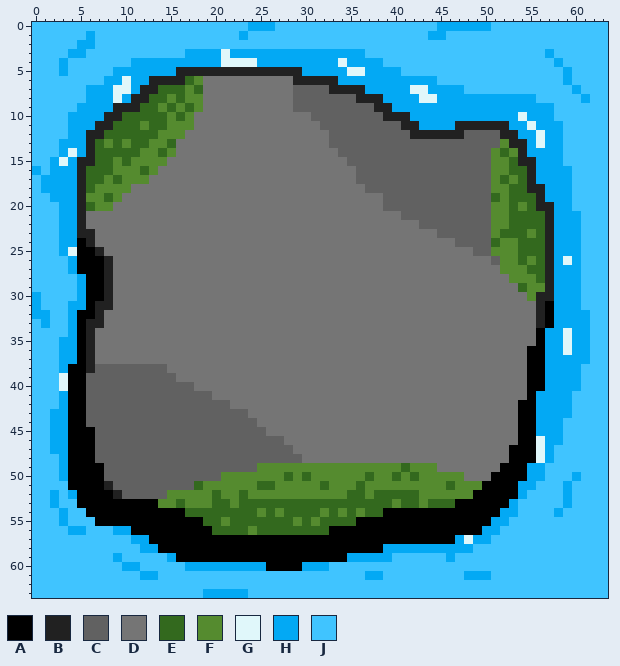
Pixel-art sprite -- assets/tiles/walkable_tile3.png. Above, as it was before the edit.
The file is 64x64 pixels.
Palette (. is transparent): A #000000  B #212121  C #616161  D #757575  E #33691e  F #558b2f  G #e0f7fa  H #03a9f4  J #40c4ff
Pixels before (only the part around the change), first column x 0:
 0 JJJJJJJJJJJJJJJJJJJJJJJJHHHJJJJJJJJJJJJJJJJJJHHHHHHJJJJJJJJJJJJJ
 1 JJJJJJHJJJJJJJJJJJJJJJJHJJJJJJJJJJJJJJJJJJJJHHJJJJJJJJJJJJJJJJJJ
 2 JJJJJHHJJJJJJJJJJJJJJJJJJJJJJJJJJJJJJJJJJJJJJJJJJJJJJJJJJJJJJJJJ
 3 JJJJHHJJJJJJJJJJJHHHHGHHHHHHHHHHHHHHHJJJJJJJJJJJJJJJJJJJJHJJJJJJ
 4 JJJHJJJJJJJHHHHHHHHHHGGGGHHHHHHHHHGHHHHJJJJJJJJJJJJJJJJJJJHJJJJJ
 5 JJJHJJJJJHHHHHHHBBBBBBBBBBBBBBHHHHHGGHHHHJJJJJJJJJJJJJJJJJJHJJJJ
 6 JJJJJJJJHHGHHBBBBEFDDDDDDDDDDBBBBBHHHHHHHHHHHJJJJJJJJJJJJJJHJJJJ
 7 JJJJJJHHHGGHBBEEEFEDDDDDDDDDDCCCCBBBBHHHHHGGHHHHJJJJJJJJJJJJHJJJ
 8 JJJJJJHHHGHBBEEFEFFDDDDDDDDDDCCCCCCCBBBHHHHGGHHHHHHHHHHHJJJJJHJJ
 9 JJJJJHHHHBBBEEFEFEFDDDDDDDDDDCCCCCCCCCBBHHHHHHHHHHHHHHHHHHJJJJJJ
10 JJJJHHHHBBEEEEEFEFDDDDDDDDDDDDDCCCCCCCCBBBHHHHHHHHHHHHGHHHJJJJJJ
11 JJJJHHHBBEEEFEEFFFDDDDDDDDDDDDDDCCCCCCCCCBBHHHHBBBBBBHHGHHHJJJJJ
12 JJJJHHBBEEEEEEFFFDDDDDDDDDDDDDDDDCCCCCCCCCBBBBBBCCCCBBHHGHHJJJJJ
13 JJJHHHBEFEFEEFFEDDDDDDDDDDDDDDDDDCCCCCCCCCCCCCCCCCCCFBBHGHHJJJJJ
14 JJJHGHBEEEEEFFEFDDDDDDDDDDDDDDDDDDCCCCCCCCCCCCCCCCCFEFBHHHHJJJJJ
15 JJHGHBBEEFEFFFFDDDDDDDDDDDDDDDDDDDDCCCCCCCCCCCCCCCCFFEBBHHHJJJJJ
16 HJHHHBEEEFFFEFDDDDDDDDDDDDDDDDDDDDDDCCCCCCCCCCCCCCCFFEEBHHHHJJJJ
17 JHHHHBEEFEFFFDDDDDDDDDDDDDDDDDDDDDDDCCCCCCCCCCCCCCCFEFEBHHHHJJJJ
18 JHHHHBEFFFFDDDDDDDDDDDDDDDDDDDDDDDDDDCCCCCCCCCCCCCCFFEEBBHHHJJJJ
19 JJHHHBFFEFDDDDDDDDDDDDDDDDDDDDDDDDDDDDDCCCCCCCCCCCCEFEEEBHHHJJJJ
20 JJJHHBEFFDDDDDDDDDDDDDDDDDDDDDDDDDDDDDDCCCCCCCCCCCCFFEFEBBHHJJJJ
21 JJJHHBDDDDDDDDDDDDDDDDDDDDDDDDDDDDDDDDDDDCCCCCCCCCCFFEEEEBHHHJJJ
22 JJJHHBDDDDDDDDDDDDDDDDDDDDDDDDDDDDDDDDDDDDDCCCCCCCCFFEEEEBHHHJJJ
23 JJJHHBBDDDDDDDDDDDDDDDDDDDDDDDDDDDDDDDDDDDDDDCCCCCCFEEEFEBHHHJJJ
24 JJJHHABDDDDDDDDDDDDDDDDDDDDDDDDDDDDDDDDDDDDDDDDCCCCEFFEEEBHHHJJJ
25 JJJHGAABDDDDDDDDDDDDDDDDDDDDDDDDDDDDDDDDDDDDDDDDDCCFFFEEEBHHHJJJ
26 JJJJHAAABDDDDDDDDDDDDDDDDDDDDDDDDDDDDDDDDDDDDDDDDDDCFFEFEBHGHJJJ
27 JJJJHAAABDDDDDDDDDDDDDDDDDDDDDDDDDDDDDDDDDDDDDDDDDDDFFFEEBHHHJJJ
28 JJJJJHAABDDDDDDDDDDDDDDDDDDDDDDDDDDDDDDDDDDDDDDDDDDDDFFFEBHHHJJJ
29 JJJJJHAABDDDDDDDDDDDDDDDDDDDDDDDDDDDDDDDDDDDDDDDDDDDDDEFFBHHHJJJ
30 HJJJJHAABDDDDDDDDDDDDDDDDDDDDDDDDDDDDDDDDDDDDDDDDDDDDDDFBBHHHJJJ
31 HJJJHHABBDDDDDDDDDDDDDDDDDDDDDDDDDDDDDDDDDDDDDDDDDDDDDDDBAHHHJJJ
32 HHJJHAABDDDDDDDDDDDDDDDDDDDDDDDDDDDDDDDDDDDDDDDDDDDDDDDDBAHHHHJJ
33 JHJJHABBDDDDDDDDDDDDDDDDDDDDDDDDDDDDDDDDDDDDDDDDDDDDDDDDBAHHHHJJ
34 JJJJHABDDDDDDDDDDDDDDDDDDDDDDDDDDDDDDDDDDDDDDDDDDDDDDDDDAHHGHHJJ
35 JJJHHABDDDDDDDDDDDDDDDDDDDDDDDDDDDDDDDDDDDDDDDDDDDDDDDDDAHHGHHJJ
36 JJJHHABDDDDDDDDDDDDDDDDDDDDDDDDDDDDDDDDDDDDDDDDDDDDDDDDAAHHGHHJJ
37 JJJHHABDDDDDDDDDDDDDDDDDDDDDDDDDDDDDDDDDDDDDDDDDDDDDDDDAAHHHHHJJ
38 JJJHAABCCCCCCCCDDDDDDDDDDDDDDDDDDDDDDDDDDDDDDDDDDDDDDDDAAHHHHJJJ
39 JJJGAACCCCCCCCCCDDDDDDDDDDDDDDDDDDDDDDDDDDDDDDDDDDDDDDDAAHHHHJJJ
40 JJJGAACCCCCCCCCCCCDDDDDDDDDDDDDDDDDDDDDDDDDDDDDDDDDDDDDAAHHHHJJJ
41 JJJHAACCCCCCCCCCCCCCDDDDDDDDDDDDDDDDDDDDDDDDDDDDDDDDDDDAHHHHJJJJ
42 JJJHAACCCCCCCCCCCCCCCCDDDDDDDDDDDDDDDDDDDDDDDDDDDDDDDDAAHHHHJJJJ
43 JJHHAACCCCCCCCCCCCCCCCCCDDDDDDDDDDDDDDDDDDDDDDDDDDDDDDAAHHHHJJJJ
44 JJHHAACCCCCCCCCCCCCCCCCCCDDDDDDDDDDDDDDDDDDDDDDDDDDDDDAAHHHJJJJJ
45 JJHHAAACCCCCCCCCCCCCCCCCCCDDDDDDDDDDDDDDDDDDDDDDDDDDDDAAHHHJJJJJ
46 JJHHAAACCCCCCCCCCCCCCCCCCCCCDDDDDDDDDDDDDDDDDDDDDDDDDDAAGHHJJJJJ
47 JJHHAAACCCCCCCCCCCCCCCCCCCCCCDDDDDDDDDDDDDDDDDDDDDDDDAAAGHJJJJJJ
48 JJJHAAACCCCCCCCCCCCCCCCCCCCCCCDDDDDDDDDDDDDDDDDDDDDDDAAAGHJJJJJJ
49 JJJHAAAACCCCCCCCCCCCCCCCCFFFFFFFFFFFFFFFFEFFFDDDDDDDAAAHHJJJJJJJ
50 JJJHAAAACCCCCCCCCCCCCFFFFFFFEFEFFFFFFEFFEFEFFFFFDDDAAAAHHJJJHJJJ
51 JJJJAAAABCCCCCCCCCEFFFFFFEEFFFFFEFFFEFFFFFFFFFEFFFAAAAHHJJJHJJJJ
52 JJHJHAAAABCCCCCFFFFFEFFEFFFFFFFFFFFEEFEEEEEFFFFFFAAAAAHJJJJHJJJJ
53 JJHJJAAAAAAAAAFFEFFFEEFEEEEEEEEEEEEEEEEEFEEFEEEAAAAAAHJJJJJHJJJJ
54 JJJHJJAAAAAAAAAAAEEEEEEEEFEFEEEEFEFEFEEAAAAAAAAAAAAAHHJJJJHJJJJJ
55 JJJHJJJAAAAAAAAAAAAEEFEEEEEEEFEFEEEEAAAAAAAAAAAAAAAHHJJJJJJJJJJJ
56 JJJJHHJJJHHAAAAAAAAAEEEEFEEEEEEEEAAAAAAAAAAAAAAAAAHHJJJJJJJJJJJJ
57 JJJJJJJJJJJHHAAAAAAAAAAAAAAAAAAAAAAAAAAAAAAAAAAHGHHJJJJJJJJJJJJJ
58 JJJJJJJJJJJJHHAAAAAAAAAAAAAAAAAAAAAAAAAHHHHHHHHHHJJJJJJJJJJJJJJJ
59 JJJJJJJJJHJJJJJHAAAAAAAAAAAAAAAAAAAHHHHHJJJJJJHJJJJJJJJJJJJJJJJJ
60 JJJJJJJJJJHHJJJJJHHHHHHHHHAAAAHHHJJJJJJJJJJJJJJJJJJJJJJJJJJJJJJJ
61 JJJJJJJJJJJJHHJJJJJJJJJJJJJJJJJJJJJJJHHJJJJJJJJJHHHJJJJJJJJJJJJJ
62 JJJJJJJJJJJJJJJJJJJJJJJJJJJJJJJJJJJJJJJJJJJJJJJJJJJJJJJJJJJJJJJJ
63 JJJJJJJJJJJJJJJJJJJHHHHHJJJJJJJJJJJJJJJJJJJJJJJJJJJJJJJJJJJJJJJJ
Once edited:
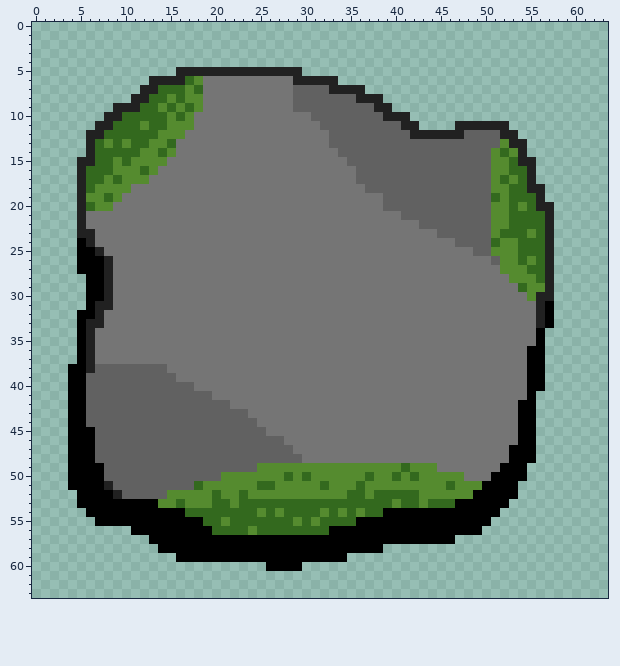
The edit:
y 0: x 0..63 JJJJJJJJJJJJJJJJJJJJJJJJHHHJJJJJJJJJJJJJJJJJJHHHHHHJJJJJJJJJJJJJ -> ................................................................
y 1: x 0..63 JJJJJJHJJJJJJJJJJJJJJJJHJJJJJJJJJJJJJJJJJJJJHHJJJJJJJJJJJJJJJJJJ -> ................................................................
y 2: x 0..63 JJJJJHHJJJJJJJJJJJJJJJJJJJJJJJJJJJJJJJJJJJJJJJJJJJJJJJJJJJJJJJJJ -> ................................................................
y 3: x 0..63 JJJJHHJJJJJJJJJJJHHHHGHHHHHHHHHHHHHHHJJJJJJJJJJJJJJJJJJJJHJJJJJJ -> ................................................................
y 4: x 0..63 JJJHJJJJJJJHHHHHHHHHHGGGGHHHHHHHHHGHHHHJJJJJJJJJJJJJJJJJJJHJJJJJ -> ................................................................
y 5: x 0..15 JJJHJJJJJHHHHHHH -> ................; x 30..63 HHHHHGGHHHHJJJJJJJJJJJJJJJJJJHJJJJ -> ..................................
y 6: x 0..12 JJJJJJJJHHGHH -> .............; x 34..63 HHHHHHHHHHHJJJJJJJJJJJJJJHJJJJ -> ..............................
y 7: x 0..11 JJJJJJHHHGGH -> ............; x 37..63 HHHHHGGHHHHJJJJJJJJJJJJHJJJ -> ...........................
y 8: x 0..10 JJJJJJHHHGH -> ...........; x 39..63 HHHHGGHHHHHHHHHHHJJJJJHJJ -> .........................
y 9: x 0..8 JJJJJHHHH -> .........; x 40..63 HHHHHHHHHHHHHHHHHHJJJJJJ -> ........................
y 10: x 0..7 JJJJHHHH -> ........; x 42..63 HHHHHHHHHHHHGHHHJJJJJJ -> ......................
y 11: x 0..6 JJJJHHH -> .......; x 43..46 HHHH -> ....; x 53..63 HHGHHHJJJJJ -> ...........
y 12: x 0..5 JJJJHH -> ......; x 54..63 HHGHHJJJJJ -> ..........
y 13: x 0..5 JJJHHH -> ......; x 55..63 HGHHJJJJJ -> .........
y 14: x 0..5 JJJHGH -> ......; x 55..63 HHHHJJJJJ -> .........
y 15: x 0..4 JJHGH -> .....; x 56..63 HHHJJJJJ -> ........
y 16: x 0..4 HJHHH -> .....; x 56..63 HHHHJJJJ -> ........
y 17: x 0..4 JHHHH -> .....; x 56..63 HHHHJJJJ -> ........
y 18: x 0..4 JHHHH -> .....; x 57..63 HHHJJJJ -> .......
y 19: x 0..4 JJHHH -> .....; x 57..63 HHHJJJJ -> .......
y 20: x 0..4 JJJHH -> .....; x 58..63 HHJJJJ -> ......
y 21..24: x 0..4 JJJHH -> .....; x 58..63 HHHJJJ -> ......
y 25: x 0..4 JJJHG -> .....; x 58..63 HHHJJJ -> ......
y 26: x 0..4 JJJJH -> .....; x 58..63 HGHJJJ -> ......
y 27: x 0..4 JJJJH -> .....; x 58..63 HHHJJJ -> ......
y 28..29: x 0..5 JJJJJH -> ......; x 58..63 HHHJJJ -> ......
y 30: x 0..5 HJJJJH -> ......; x 58..63 HHHJJJ -> ......
y 31: x 0..5 HJJJHH -> ......; x 58..63 HHHJJJ -> ......
y 32: x 0..4 HHJJH -> .....; x 58..63 HHHHJJ -> ......
y 33: x 0..4 JHJJH -> .....; x 58..63 HHHHJJ -> ......
y 34: x 0..4 JJJJH -> .....; x 57..63 HHGHHJJ -> .......
y 35..36: x 0..4 JJJHH -> .....; x 57..63 HHGHHJJ -> .......
y 37: x 0..4 JJJHH -> .....; x 57..63 HHHHHJJ -> .......
y 38: x 0..3 JJJH -> ....; x 57..63 HHHHJJJ -> .......
y 39..40: x 0..3 JJJG -> ....; x 57..63 HHHHJJJ -> .......
y 41..42: x 0..3 JJJH -> ....; x 56..63 HHHHJJJJ -> ........
y 43: x 0..3 JJHH -> ....; x 56..63 HHHHJJJJ -> ........
y 44..45: x 0..3 JJHH -> ....; x 56..63 HHHJJJJJ -> ........
y 46: x 0..3 JJHH -> ....; x 56..63 GHHJJJJJ -> ........
y 47: x 0..3 JJHH -> ....; x 56..63 GHJJJJJJ -> ........
y 48: x 0..3 JJJH -> ....; x 56..63 GHJJJJJJ -> ........
y 49: x 0..3 JJJH -> ....; x 55..63 HHJJJJJJJ -> .........
y 50: x 0..3 JJJH -> ....; x 55..63 HHJJJHJJJ -> .........
y 51: x 0..3 JJJJ -> ....; x 54..63 HHJJJHJJJJ -> ..........
y 52: x 0..4 JJHJH -> .....; x 54..63 HJJJJHJJJJ -> ..........
y 53: x 0..4 JJHJJ -> .....; x 53..63 HJJJJJHJJJJ -> ...........
y 54: x 0..5 JJJHJJ -> ......; x 52..63 HHJJJJHJJJJJ -> ............
y 55: x 0..6 JJJHJJJ -> .......; x 51..63 HHJJJJJJJJJJJ -> .............
y 56: x 0..10 JJJJHHJJJHH -> ...........; x 50..63 HHJJJJJJJJJJJJ -> ..............
y 57: x 0..12 JJJJJJJJJJJHH -> .............; x 47..63 HGHHJJJJJJJJJJJJJ -> .................
y 58: x 0..13 JJJJJJJJJJJJHH -> ..............; x 39..63 HHHHHHHHHHJJJJJJJJJJJJJJJ -> .........................
y 59: x 0..15 JJJJJJJJJHJJJJJH -> ................; x 35..63 HHHHHJJJJJJHJJJJJJJJJJJJJJJJJ -> .............................
y 60: x 0..25 JJJJJJJJJJHHJJJJJHHHHHHHHH -> ..........................; x 30..63 HHHJJJJJJJJJJJJJJJJJJJJJJJJJJJJJJJ -> ..................................
y 61: x 0..63 JJJJJJJJJJJJHHJJJJJJJJJJJJJJJJJJJJJJJHHJJJJJJJJJHHHJJJJJJJJJJJJJ -> ................................................................
y 62: x 0..63 JJJJJJJJJJJJJJJJJJJJJJJJJJJJJJJJJJJJJJJJJJJJJJJJJJJJJJJJJJJJJJJJ -> ................................................................
y 63: x 0..63 JJJJJJJJJJJJJJJJJJJHHHHHJJJJJJJJJJJJJJJJJJJJJJJJJJJJJJJJJJJJJJJJ -> ................................................................
